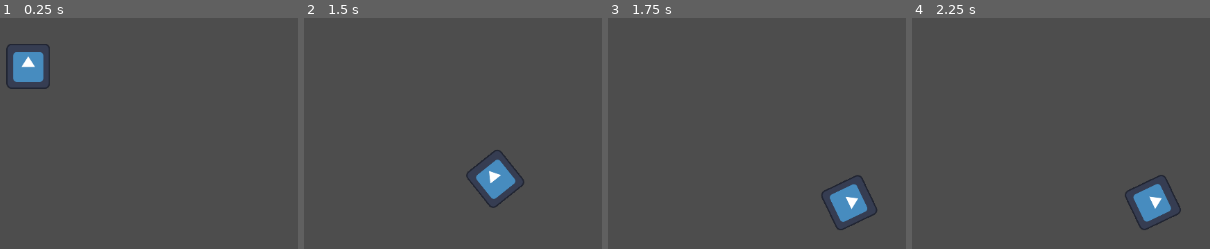
Above: before the commit, frames 1-4 (left to right).
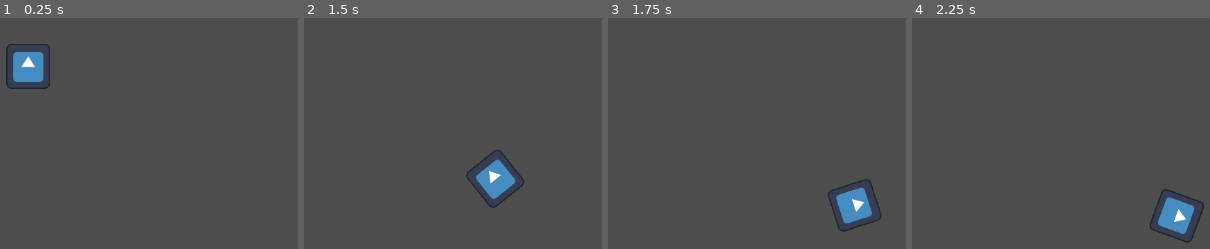
Above: after the commit, the same moments.

Repository: AStilley/BrackeysGameJam2025
Game: Godot game, scene res://Test Screen.tscn
Two runs of this game, one before a commit and one after it. Both use one fixed random seed, a clock stepped at 60 frames per second and the inputs below. The engine's default icon, where the game draws it, is replaced by a stand-in: a white triangle on a blue panel in a dark square.
Inputs:
- Up to frame 1 (0.25 s): no input
- Up to frame 2 (1.5 s): no input
- Up to frame 3 (1.75 s): no input
- Up to frame 4 (2.25 s): no input

Frames 1-2 are identical in both runs. In frame 3, 1.6% of the frame differs, in the area x 71-92%, y 67-93%; in frame 4, 3.1%, in the area x 71-98%, y 67-98%.

Commit message:
Autosave

Diff:
--- /dev/null
+++ b/brackey's-game-jam-2025/ScoreSystem.gd
@@ -0,0 +1 @@
+extends Node
--- a/brackey's-game-jam-2025/Test Screen.tscn
+++ b/brackey's-game-jam-2025/Test Screen.tscn
@@ -34,7 +34,7 @@
 [node name="StaticBody2D3" type="StaticBody2D" parent="."]
 
 [node name="CollisionShape2D" type="CollisionShape2D" parent="StaticBody2D3"]
-position = Vector2(811, 253)
+position = Vector2(844, 250)
 shape = SubResource("RectangleShape2D_yg0fj")
 
 [node name="StaticBody2D4" type="StaticBody2D" parent="."]
@@ -42,15 +42,13 @@
 [node name="CollisionShape2D" type="CollisionShape2D" parent="StaticBody2D4"]
 position = Vector2(551, 323)
 rotation = 0.479966
-scale = Vector2(1, 1)
 shape = SubResource("RectangleShape2D_k4ews")
 
 [node name="Area2D" type="Area2D" parent="."]
 
 [node name="CollisionShape2D" type="CollisionShape2D" parent="Area2D"]
-position = Vector2(772, 394)
+position = Vector2(502, 219)
 rotation = 0.120428
-scale = Vector2(1, 1)
 shape = SubResource("RectangleShape2D_bj8af")
 
 [node name="RigidBody2D" parent="." instance=ExtResource("1_qjk3j")]
Not shown, added: brackey's-game-jam-2025/ScoreSystem.gd.uid
